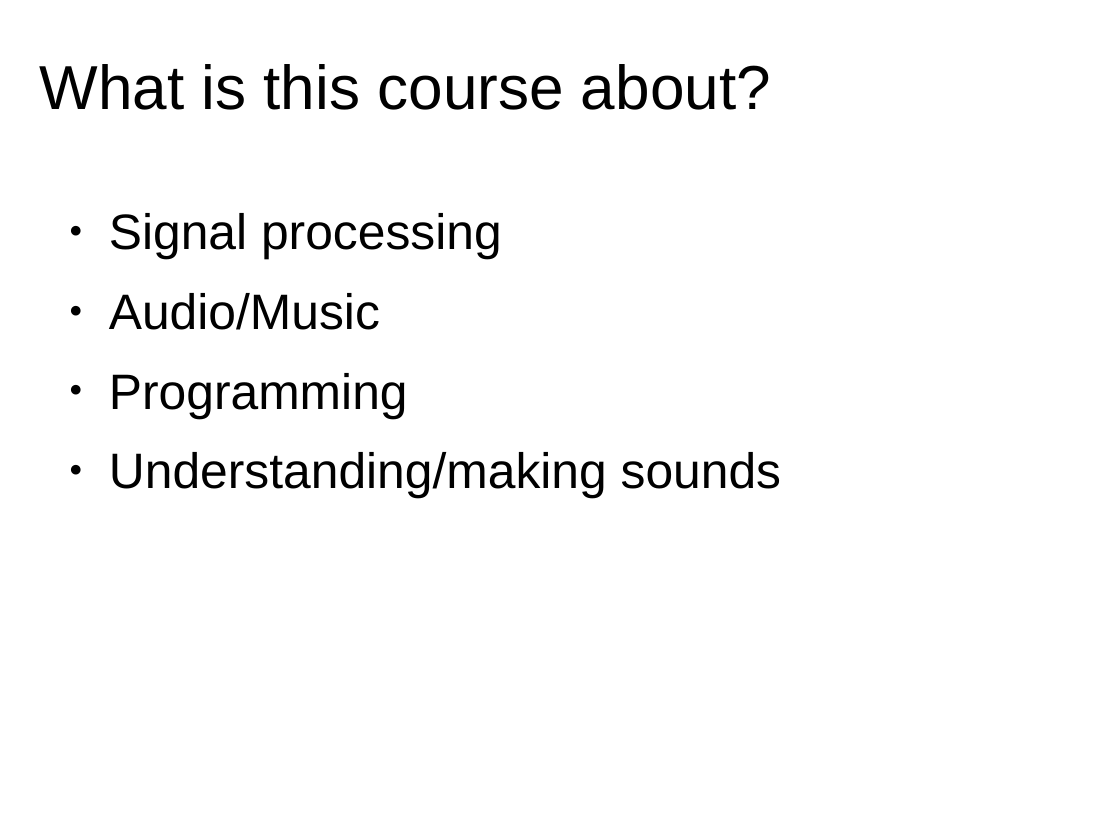
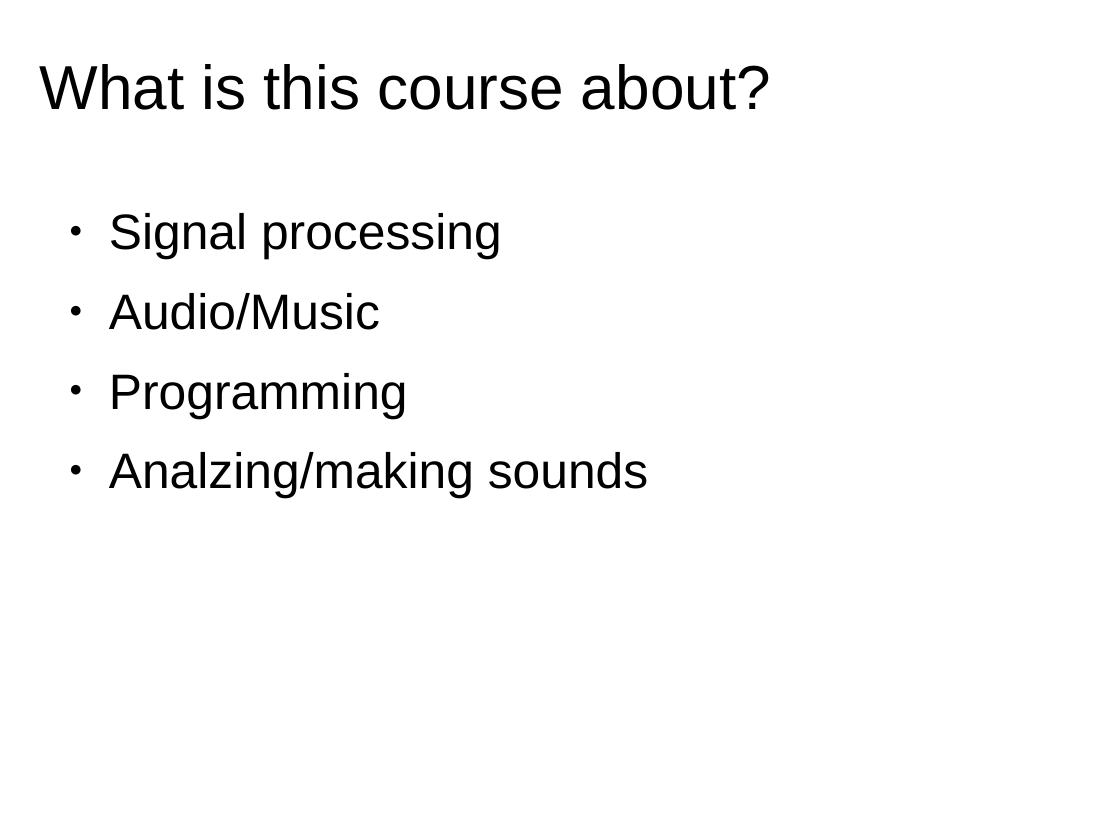
Before and after one commit to MTG/sms-tools, a slide deck: slide 3 of lectures/01-Introduction/1T1-Welcome.odp. Drawn at 1120x840 pixels with LibreOffice and Linux fonts; fonts in the diff are those of the drawing. Boxes give left, top, right and bottom in pixels: in the first picture for what was removed or moved away, otherwise in the second. Text is boxed around its words. In the diff, an @@ line names an element or a change of style, - is before the commit and + after.

Commit message:
small changes to slides
formatting changed and some text changes

```diff
--- a/lectures/01-Introduction/1T1-Welcome.odp
+++ b/lectures/01-Introduction/1T1-Welcome.odp
@@ text at (109, 452, 648, 499): text changed @@
-● Understanding/making sounds
+● Analzing/making sounds
```
Also in this commit, not shown: 3 other slides changed, 16 other files.
